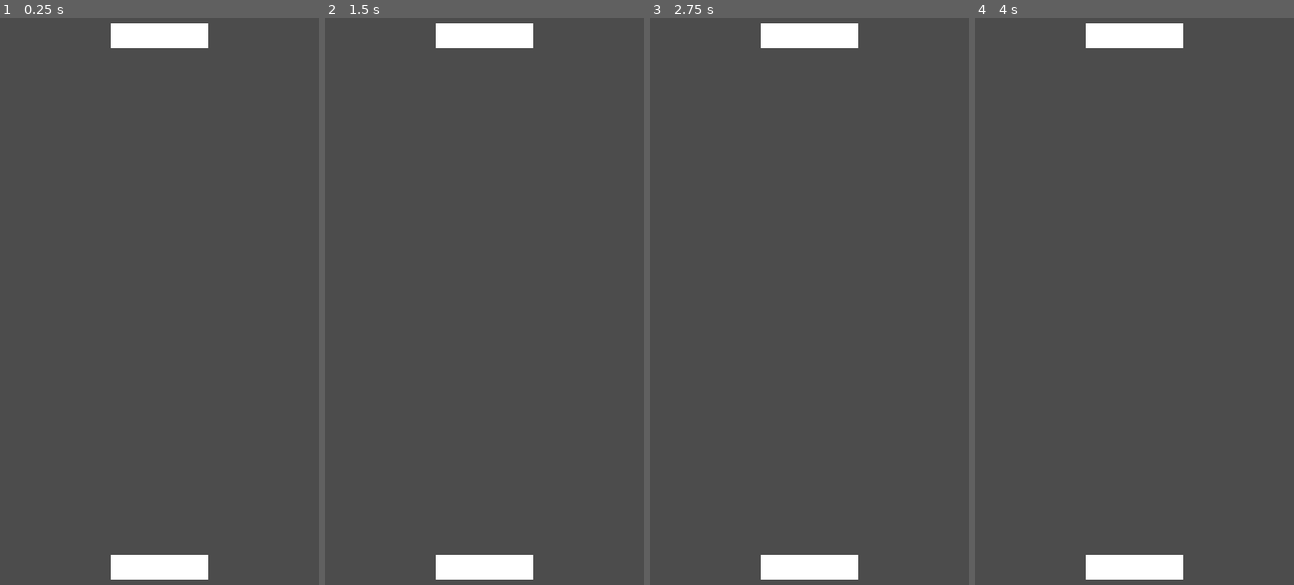
Above: before the commit, frames 1-4 (left to right).
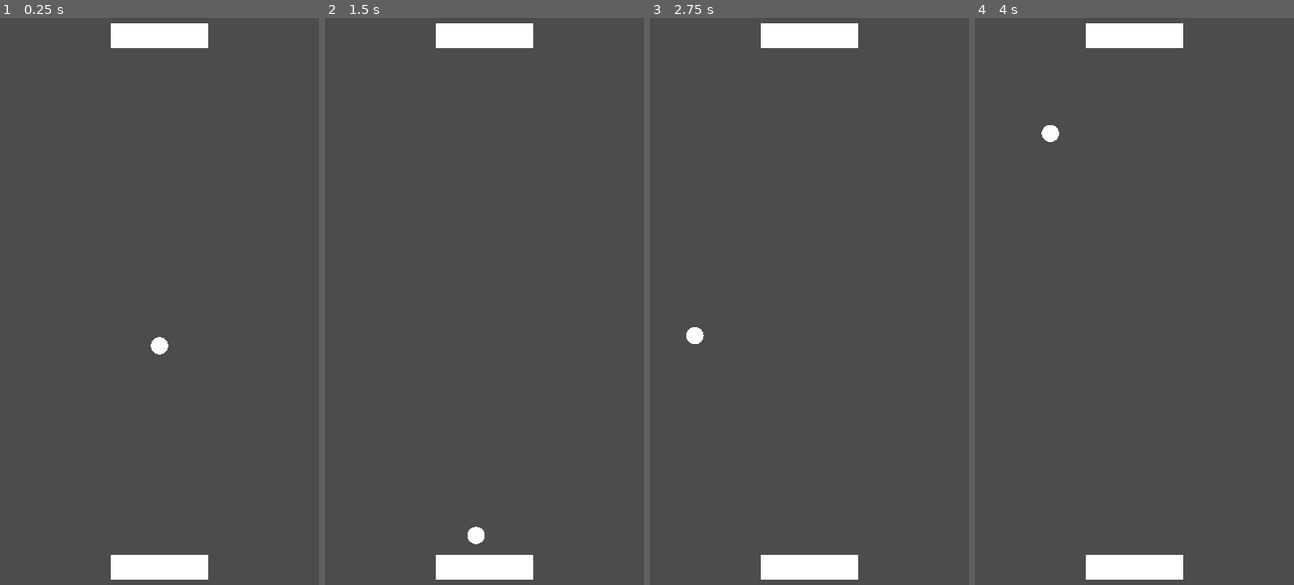
Above: after the commit, the same moments.

Repository: EmilienLeroy/DuoPong
Game: Godot game, scene res://main.tscn
The game is run twice, just before and just after one commit, with the same random seed, the same clock (stepped at 60 frames per second) and the same inputs.
Inputs (mouse positions are in pixels of both pictures, inside the frame that each line leads up to):
- Up to frame 1 (0.25 s): no input
- Up to frame 2 (1.5 s): move the mouse to (554, 267) at 0.52 s; move the mouse to (420, 335) at 1.27 s
- Up to frame 3 (2.75 s): move the mouse to (841, 148) at 2.02 s
- Up to frame 4 (4 s): move the mouse to (1118, 443) at 2.77 s; move the mouse to (1230, 409) at 3.52 s

The runs differ from the first frame. In frame 1, 0.1% of the frame differs, in the area x 47-53%, y 56-60%; in frame 2, 0.1%, in the area x 44-50%, y 89-93%; in frame 3, 0.1%; in frame 4, 0.1%.

Commit message:
✨ Add ball and walls on game scene

Diff:
--- /dev/null
+++ b/entities/ball/ball.gd
@@ -0,0 +1,13 @@
+extends Area2D
+
+
+export var speed = 200;
+var direction;
+
+func init(d, p):
+	direction = d;
+	position = p;
+
+func _process(delta):
+	speed += delta * 2;
+	position += speed * delta * direction;
--- /dev/null
+++ b/entities/ball/ball.tscn
@@ -0,0 +1,17 @@
+[gd_scene load_steps=4 format=2]
+
+[ext_resource path="res://entities/ball/ball.gd" type="Script" id=1]
+
+[sub_resource type="SphereMesh" id=1]
+
+[sub_resource type="CircleShape2D" id=2]
+
+[node name="Ball" type="Area2D" groups=["ball"]]
+script = ExtResource( 1 )
+
+[node name="Texture" type="MeshInstance2D" parent="."]
+scale = Vector2( 9.76077, 9.76077 )
+mesh = SubResource( 1 )
+
+[node name="Collision" type="CollisionShape2D" parent="."]
+shape = SubResource( 2 )
--- a/entities/player/player.gd
+++ b/entities/player/player.gd
@@ -1,8 +1,10 @@
-extends KinematicBody2D
+extends Area2D
 
 export var playable = true;
+export var ball_direction = 1;
 
 func _ready():
+	connect("area_entered", self, "on_area_enter");
 	pass
 
 func _unhandled_input(event):
@@ -10,3 +12,15 @@
 		return
 
 	position.x = event.position.x
+
+func on_area_enter(area):
+	if (!area.is_in_group('ball')):
+		return;
+
+	if (area.direction == Vector2.UP or area.direction == Vector2.DOWN):
+		area.direction = Vector2(randf() * 2 - 1, ball_direction).normalized()
+	else:
+		var angle_to_vertical = area.global_position.angle_to(Vector2.DOWN);
+		var new_direction = Vector2(area.direction.x, ball_direction).rotated(angle_to_vertical);
+
+		area.direction = new_direction.normalized();
--- a/entities/player/player.tscn
+++ b/entities/player/player.tscn
@@ -7,7 +7,7 @@
 [sub_resource type="RectangleShape2D" id=2]
 extents = Vector2( 55, 14.5 )
 
-[node name="Player" type="KinematicBody2D"]
+[node name="Player" type="Area2D"]
 script = ExtResource( 1 )
 
 [node name="Texture" type="MeshInstance2D" parent="."]
--- /dev/null
+++ b/entities/walls/walls.gd
@@ -0,0 +1,16 @@
+extends Area2D
+
+
+func _ready():
+	connect("area_entered", self, "on_area_enter");
+	pass
+
+
+func on_area_enter(area):
+	if (!area.is_in_group('ball')):
+		return;
+
+	var angle_to_vertical = area.global_position.angle_to(Vector2.ZERO);
+	var new_direction = Vector2(-area.direction.x, area.direction.y).rotated(angle_to_vertical);
+
+	area.direction = new_direction.normalized();
--- /dev/null
+++ b/entities/walls/walls.tscn
@@ -0,0 +1,20 @@
+[gd_scene load_steps=4 format=2]
+
+[ext_resource path="res://entities/walls/walls.gd" type="Script" id=1]
+
+[sub_resource type="RectangleShape2D" id=1]
+extents = Vector2( 122.5, 400 )
+
+[sub_resource type="RectangleShape2D" id=2]
+extents = Vector2( 122.5, 400 )
+
+[node name="Walls" type="Area2D"]
+script = ExtResource( 1 )
+
+[node name="Left" type="CollisionShape2D" parent="."]
+position = Vector2( -122.5, 400 )
+shape = SubResource( 1 )
+
+[node name="Right" type="CollisionShape2D" parent="."]
+position = Vector2( 482, 400 )
+shape = SubResource( 2 )
--- a/scenes/game/game.gd
+++ b/scenes/game/game.gd
@@ -1,20 +1,26 @@
 extends Node2D
 
 var Player = preload("res://entities/player/player.tscn");
+var Ball = preload("res://entities/ball/ball.tscn");
 var offset = 100;
 
 func _ready():
-	add_player(true);
-	add_player(false);
+	randomize();
+
+	add_player(true, -1);
+	add_player(false, 1);
+	add_ball(Vector2.DOWN);
+
 	pass
 
 
-func add_player(playable):
+func add_player(playable, ball_direction):
 	var player = Player.instance();
 
 	add_child(player);
 
 	player.playable = playable;
+	player.ball_direction = ball_direction;
 	player.global_position.x = (get_viewport_rect().size / 2).x
 
 	if (playable):
@@ -23,3 +29,11 @@
 		player.global_position.y = offset;
 
 	return player;
+
+func add_ball(direction):
+	var ball = Ball.instance();
+
+	ball.init(direction, get_viewport_rect().size / 2);
+	add_child(ball);
+
+	return ball;
--- a/scenes/game/game.tscn
+++ b/scenes/game/game.tscn
@@ -1,6 +1,9 @@
-[gd_scene load_steps=2 format=2]
+[gd_scene load_steps=3 format=2]
 
 [ext_resource path="res://scenes/game/game.gd" type="Script" id=1]
+[ext_resource path="res://entities/walls/walls.tscn" type="PackedScene" id=2]
 
 [node name="Game" type="Node2D"]
 script = ExtResource( 1 )
+
+[node name="Walls" parent="." instance=ExtResource( 2 )]
